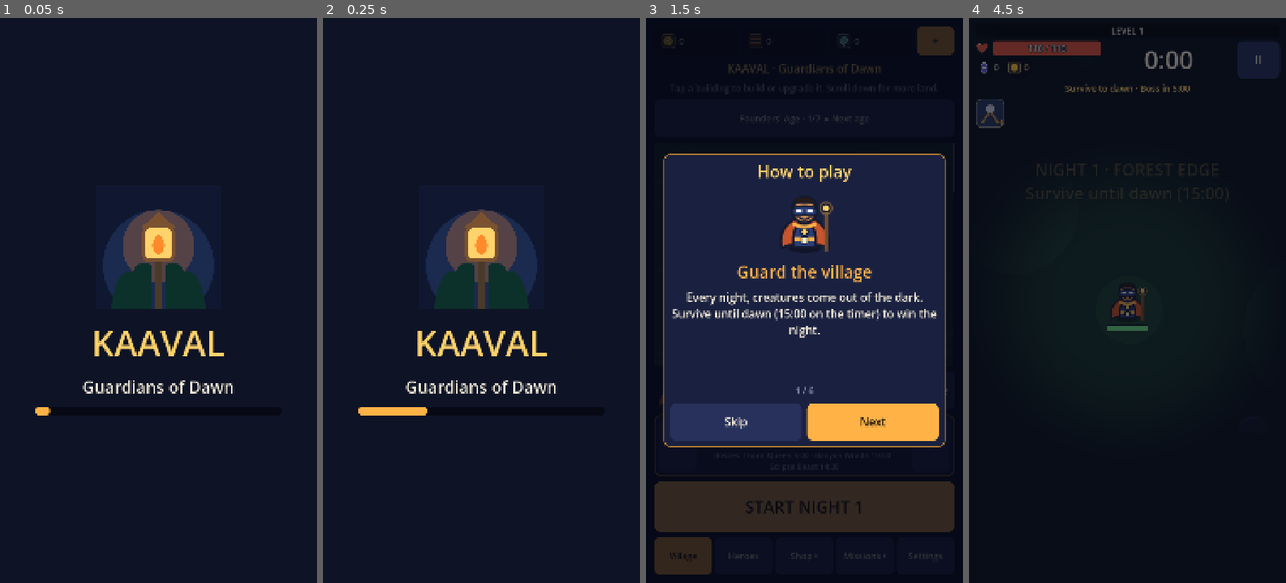
Above: before the commit, frames 1-4 (left to right).
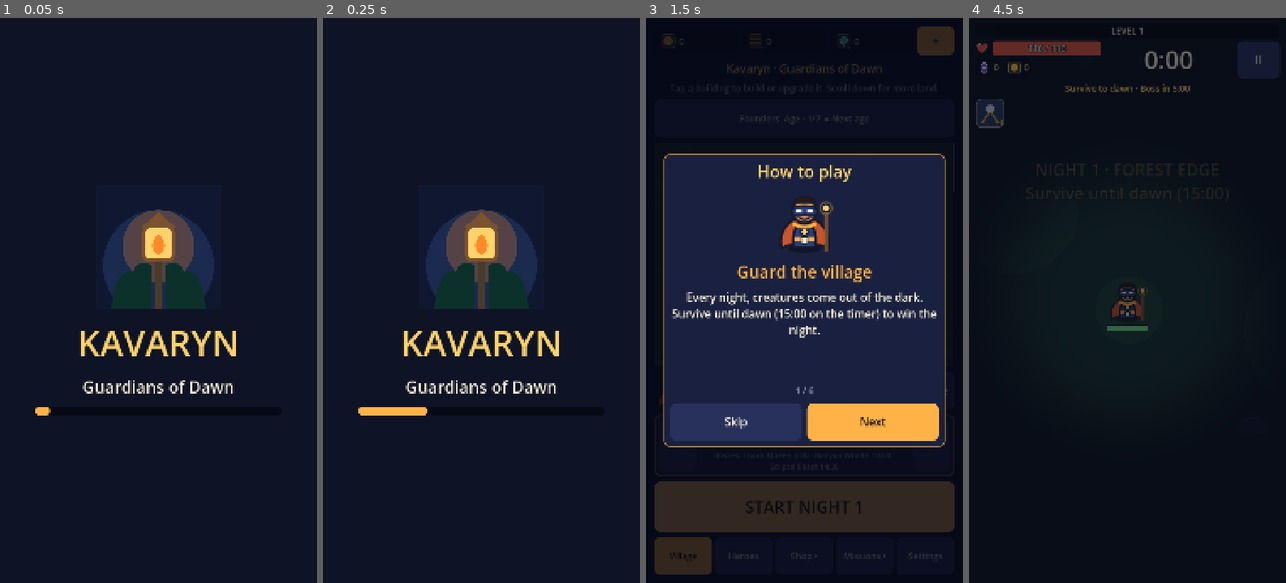
Above: after the commit, the same moments.

Repository: JD-Techlabs/kaaval
Game: Godot game, scene res://scenes/main.tscn
Two runs of this game, one before a commit and one after it. Both use one fixed random seed, a clock stepped at 60 frames per second and the inputs below.
Inputs (mouse positions are in pixels of both pictures, inside the frame that each line leads up to):
- Up to frame 1 (0.05 s): no input
- Up to frame 2 (0.25 s): no input
- Up to frame 3 (1.5 s): tap Enter at 0.5 s; move the mouse to (874, 272) at 0.52 s; hold Right (ui_right) 0.53-1.25 s; hold Shift 0.53-1.25 s; click (874, 272) at 0.67 s; click "START NIGHT 1" at 1.25 s
- Up to frame 4 (4.5 s): click "START NIGHT 1" at 2 s; click "Founders' Age · 1/7 ▸ Next age" at 2.75 s; click "Founders' Age · 1/7 ▸ Next age" at 3.5 s; click "Skip" at 4.25 s

The runs differ from the first frame. In frame 1, 1.4% of the frame differs, in the area x 25-75%, y 55-60%; in frame 2, 1.4%; in frame 3, 0.1%; in frame 4, nothing differs.

Commit message:
Rename game to Kavaryn: Guardians of Dawn
- Another Play app is already called Kaaval
- Package com.jdtechlabs.kavaryn (nothing uploaded yet)
- App name, splash, home and settings titles, feature graphic
- Store listing, privacy policy, credits, docs, build script examples
- Store graphics regenerated; 198 GUT tests pass

Co-Authored-By: Claude Opus 5.5 <noreply@anthropic.com>

Diff:
--- a/data/app_config.json
+++ b/data/app_config.json
@@ -1,7 +1,7 @@
 {
   "remote_config_url": "",
   "remote_config_timeout": 3.0,
-  "privacy_policy_url": "https://example.github.io/kaaval/privacy.html",
+  "privacy_policy_url": "https://example.github.io/kavaryn/privacy.html",
   "support_email": "jdtechlabs.support@gmail.com",
   "ads": {
     "comment": "Google's official TEST ids. Real ids live in res://release_config/ads_release.json (git-ignored) and are only read by release builds.",
--- a/project.godot
+++ b/project.godot
@@ -10,7 +10,7 @@
 
 [application]
 
-config/name="KAAVAL: Guardians of Dawn"
+config/name="Kavaryn: Guardians of Dawn"
 config/version="1.0.0"
 run/main_scene="res://scenes/main.tscn"
 config/features=PackedStringArray("4.7", "GL Compatibility")
--- a/scripts/ui/home_screen.gd
+++ b/scripts/ui/home_screen.gd
@@ -29,7 +29,7 @@
 	_currency_holder = Control.new()
 	_currency_holder.custom_minimum_size = Vector2(0.0, 100.0)
 	column.add_child(_currency_holder)
-	var title: Label = UiKit.label("KAAVAL · Guardians of Dawn", UiKit.FONT, UiKit.GOLD)
+	var title: Label = UiKit.label("Kavaryn · Guardians of Dawn", UiKit.FONT, UiKit.GOLD)
 	title.horizontal_alignment = HORIZONTAL_ALIGNMENT_CENTER
 	column.add_child(title)
 	var tip: Label = UiKit.label("Tap a building to build or upgrade it. Scroll down for more land.", UiKit.FONT_SMALL, UiKit.MUTED, true)
--- a/scripts/ui/main.gd
+++ b/scripts/ui/main.gd
@@ -27,7 +27,7 @@
 	UiKit.safe_area(self, 120).add_child(column)
 	var logo: TextureRect = UiKit.icon("res://icon.svg", 420.0)
 	column.add_child(logo)
-	var title: Label = UiKit.label("KAAVAL", 120, UiKit.GOLD)
+	var title: Label = UiKit.label("KAVARYN", 120, UiKit.GOLD)
 	title.horizontal_alignment = HORIZONTAL_ALIGNMENT_CENTER
 	column.add_child(title)
 	var subtitle: Label = UiKit.label("Guardians of Dawn", UiKit.FONT_BIG, UiKit.TEXT)
--- a/scripts/ui/settings_screen.gd
+++ b/scripts/ui/settings_screen.gd
@@ -40,7 +40,7 @@
 	var path: String = "res://CREDITS.md"
 	if FileAccess.file_exists(path):
 		return FileAccess.get_file_as_string(path).replace("#", "").replace("|", " ").replace("---", "").strip_edges()
-	return "KAAVAL: Guardians of Dawn"
+	return "Kavaryn: Guardians of Dawn"
 
 
 ## Music / SFX / haptics / damage numbers / joystick size controls.
--- a/tools/feature_graphic.gd
+++ b/tools/feature_graphic.gd
@@ -34,7 +34,7 @@
 	_viewport.add_child(art)
 	for entry: Array in CAST:
 		art.add_child(_sprite(str(entry[0]), Vector2(float(entry[1]), float(entry[2])), float(entry[3])))
-	_text(art, "KAAVAL", 132, UiKit.GOLD, Vector2(56.0, 96.0))
+	_text(art, "KAVARYN", 132, UiKit.GOLD, Vector2(56.0, 96.0))
 	_text(art, "Guardians of Dawn", 52, UiKit.TEXT, Vector2(62.0, 262.0))
 	_text(art, "Survive the night. See the dawn.", 30, UiKit.AMBER, Vector2(64.0, 344.0))
 
Binary file changed: docs/store/graphics/feature_graphic.png
Binary file changed: docs/store/graphics/screenshot_1_village.png
Binary file changed: docs/store/graphics/screenshot_2_night.png
Binary file changed: docs/store/graphics/screenshot_3_swarm.png
Binary file changed: docs/store/graphics/screenshot_4_boss.png
Binary file changed: docs/store/graphics/screenshot_6_ages.png
Not shown, changed: export_presets.cfg
Not shown, changed: CLAUDE.md
Not shown, changed: CREDITS.md
Not shown, changed: docs/ARCHITECTURE.md
Not shown, changed: docs/GAME_SPEC.md
Not shown, changed: docs/PROGRESS.md
(and 3 more such lines)
